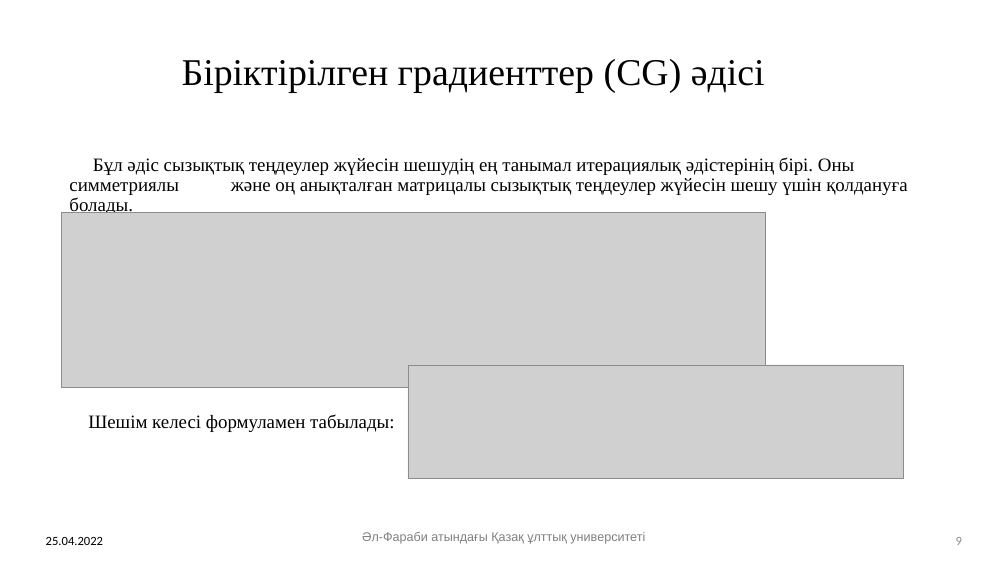
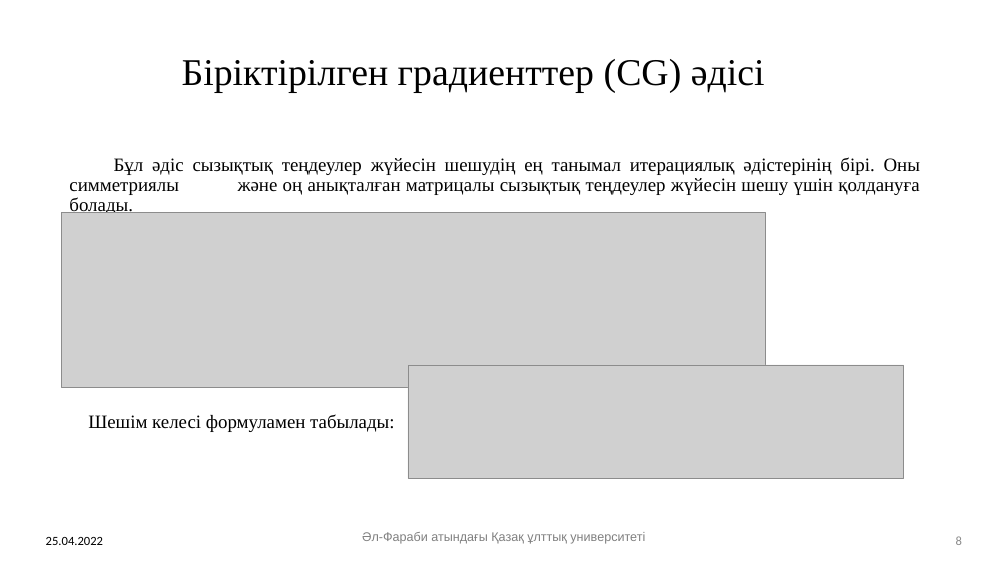
Before and after one commit to Narqyz/satj, a slide deck: slide 8 of Пример каз.pptx (slide 9 before the commit). Drawn at 1008x567 pixels with LibreOffice and Linux fonts; fonts in the diff are those of the drawing; grey boxes stand for pictures; background and template pictures are left out. Boxes give left, top, right and bottom in pixels: in the first picture for what was removed or moved away, otherwise in the second. Text is boxed around its words. In the diff, an @@ line names an element or a change of style, - is before the commit and + after.

Commit message:
слайд Гаусс әдісі обновлен

```diff
--- a/Пример каз.pptx
+++ b/Пример каз.pptx
@@ text at (69,157,920,216): alignment left to justified @@
```
Also in this commit, not shown: 10 other slides changed, 1 slide removed.
